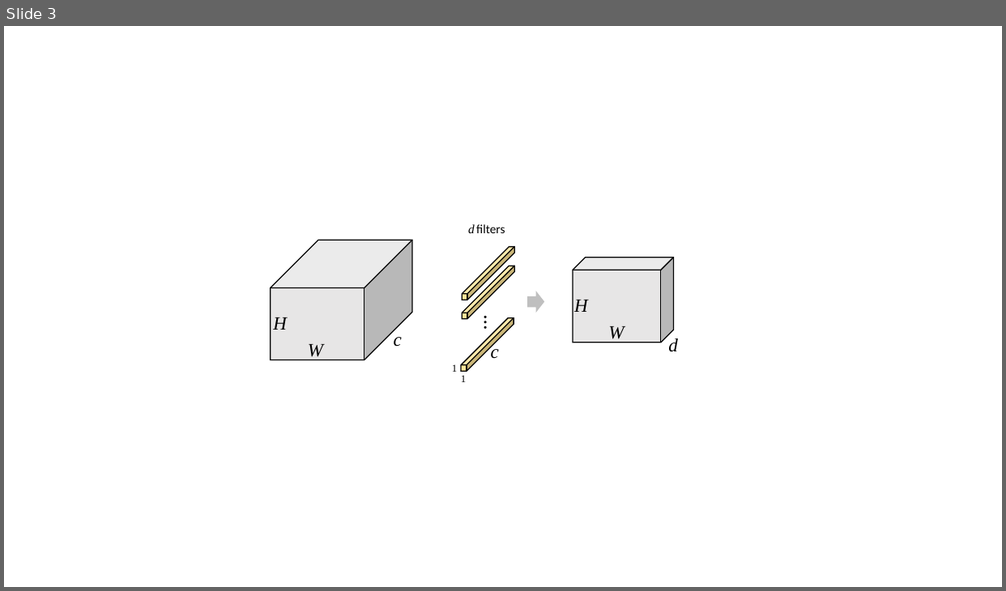
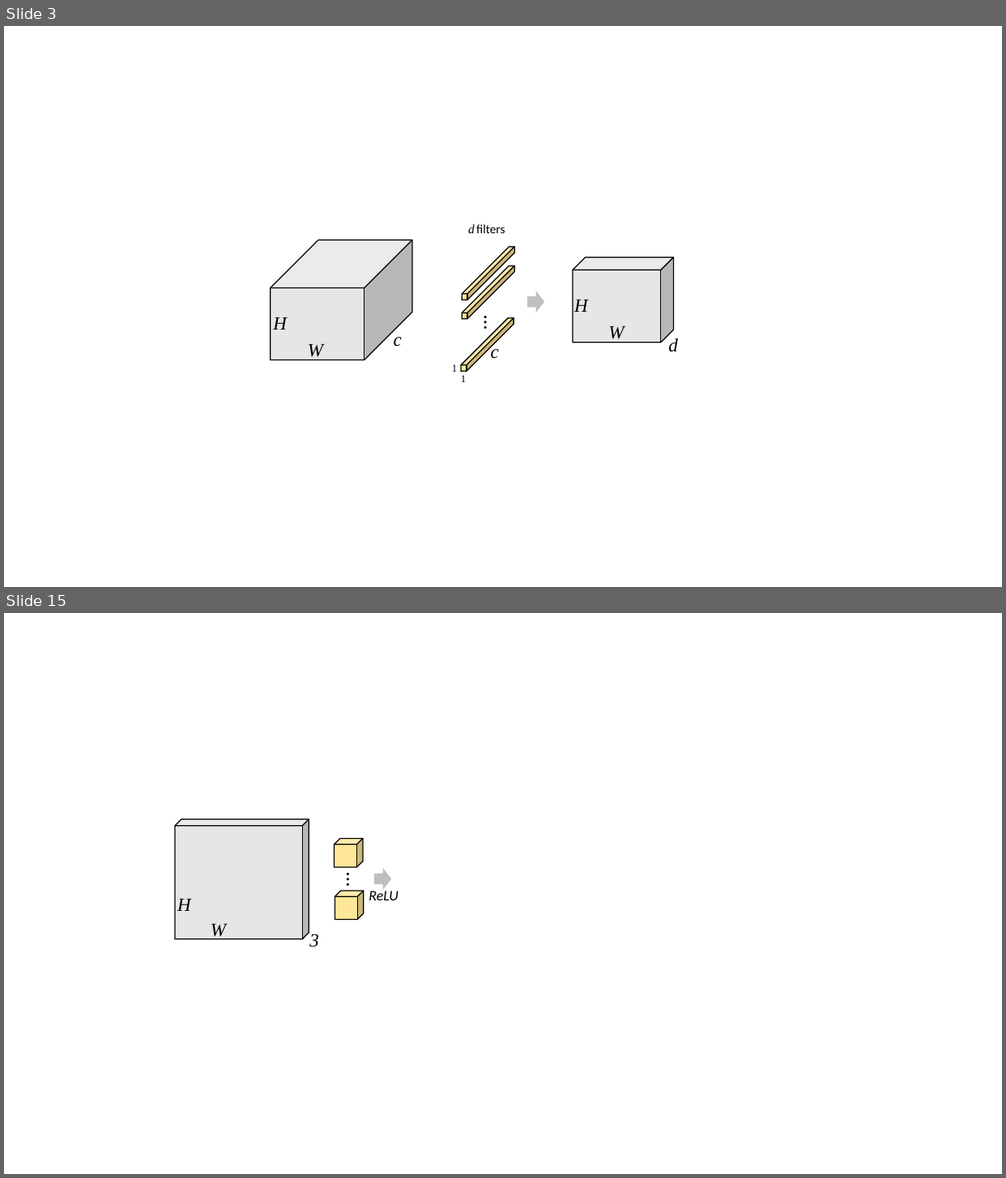
Before and after one commit to yanii/phd-thesis, a slide deck: Figs/Vector/groupfig.pptx. Shown one above the other, each under a label of ours: slide 3 before the commit, slides 3 and 15 after it; the slides between them are not shown. The pictures are 1006x591 and 1006x1178 pixels, drawn with LibreOffice and Linux fonts; fonts in the diff are those of the drawing; background and template pictures are left out. Boxes give left, top, right and bottom in pixels: in the first picture for what was removed or moved away, otherwise in the second. Text is boxed around its words. In the diff, an @@ line names an element or a change of style, - is before the commit and + after.

```diff
--- a/Figs/Vector/groupfig.pptx
+++ b/Figs/Vector/groupfig.pptx
@@ slide 15 added at [4,613,1002,1174], background #FFFFFF @@
@@ cube added at [175,820,309,939], fill #E6E6E6, outline #000000 1 pt @@
@@ cube added at [334,838,363,867], fill #FFE699, outline #000000 1 pt @@
@@ text added at [339,865,372,891], 20 pt, text #000000 @@
+…
@@ right arrow added at [374,868,392,890], fill #BFBFBF @@
@@ text added at [177,899,191,911], 18 pt, text #000000, italic @@
+H
@@ cube added at [335,891,364,919], fill #FFE699, outline #000000 1 pt @@
@@ text added at [368,891,398,901], 14 pt, text #000000, italic @@
+ReLU
@@ text added at [211,924,226,940], 18 pt, text #000000, italic @@
+W
@@ text added at [309,934,319,948], 18 pt, text #000000, italic @@
+3
```
Also in this commit, not shown: 2 other slides changed, 18 other slides added, 4 slides removed.
